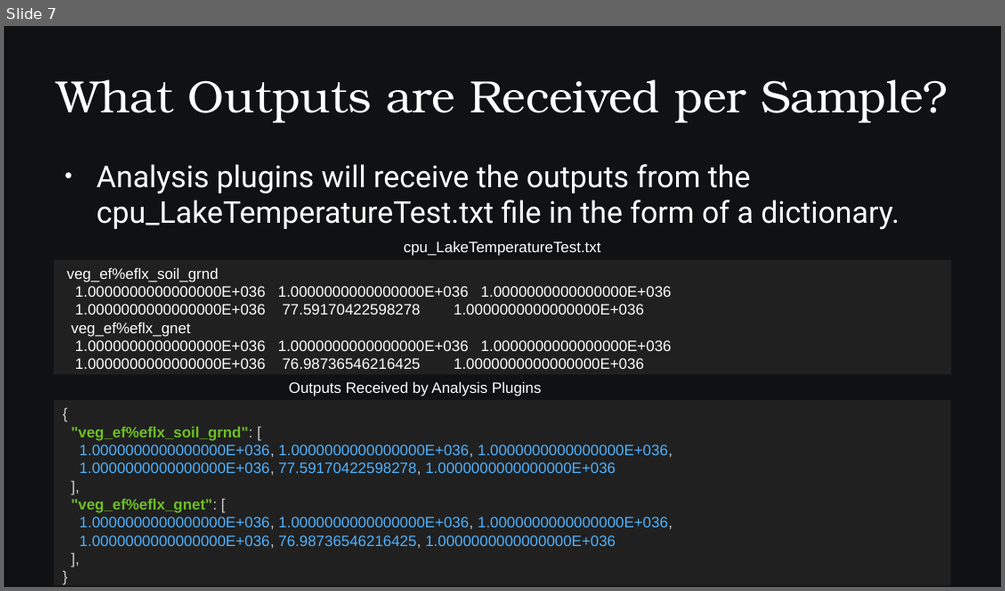
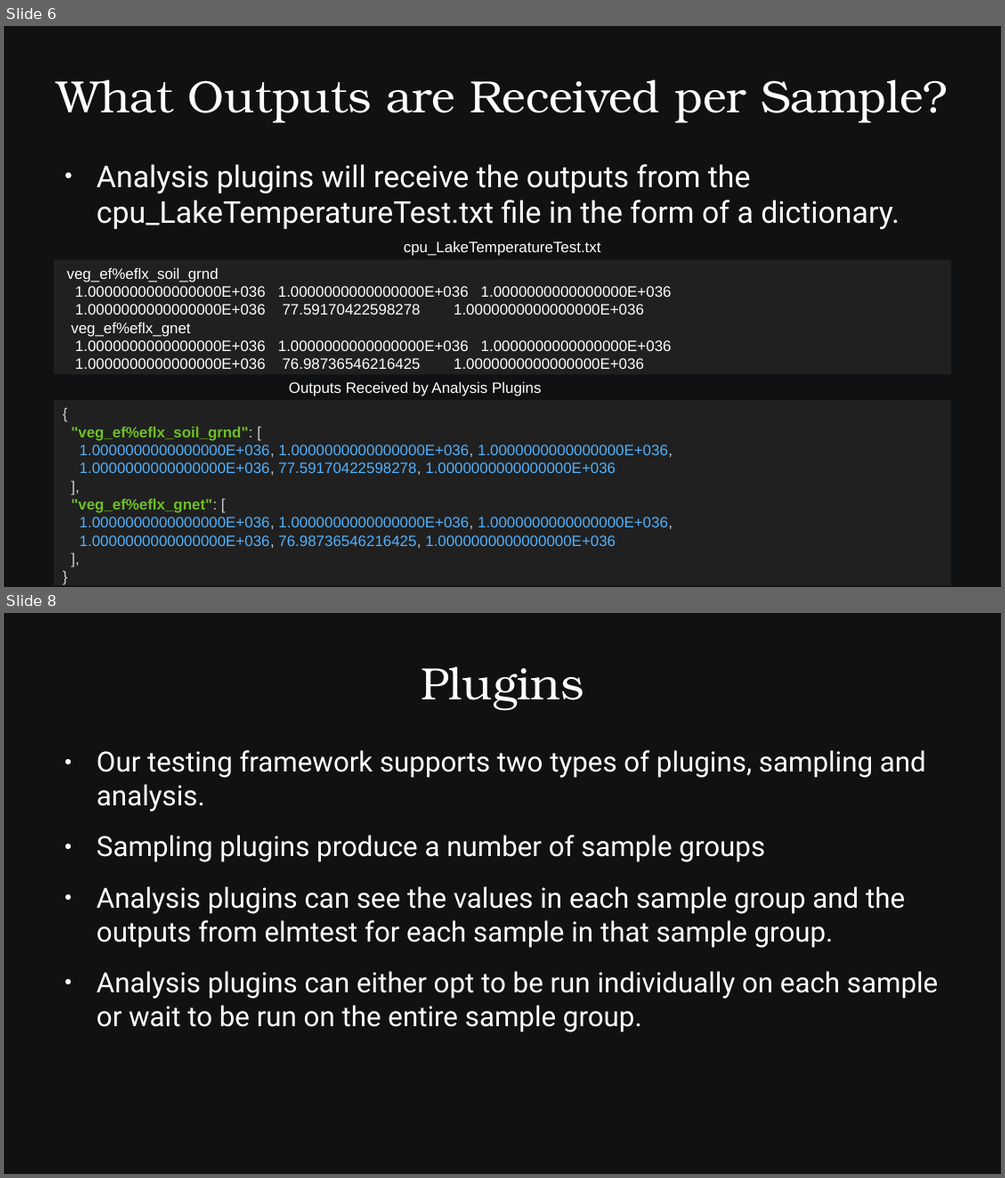
Before and after one commit to SamAllen06/lake_temp_work, a slide deck: documentation/for_collaborators/LakeTemperature.odp. Shown one above the other, each under a label of ours: slide 7 before the commit, slides 6 and 8 after it; the slides between them are not shown. The pictures are 1005x591 and 1005x1178 pixels, drawn with LibreOffice and Linux fonts; fonts in the diff are those of the drawing. Boxes give left, top, right and bottom in pixels: in the first picture for what was removed or moved away, otherwise in the second. Text is boxed around its words. In the diff, an @@ line names an element or a change of style, - is before the commit and + after.

Commit message:
Update LakeTemperature slides with sample groups and plugin type description

```diff
--- a/documentation/for_collaborators/LakeTemperature.odp
+++ b/documentation/for_collaborators/LakeTemperature.odp
@@ slide 8 added at [4, 613, 1001, 1174], background #0F1112 @@
@@ title added at [421, 666, 584, 711], 36 pt, text #FFFFFF @@
+Plugins
@@ text added at [97, 750, 938, 1032], 22.2 pt, text #FFFFFF @@
+● Our testing framework supports two types of plugins, sampling and analysis.
+● Sampling plugins produce a number of sample groups
+● Analysis plugins can see the values in each sample group and the outputs from elmtest for each sample in that sample group.
+● Analysis plugins can either opt to be run individually on each sample or wait to be run on the entire sample group.
@@ what was slide 7 is now slide 6 @@
```
Also in this commit, not shown: 2 other slides added, 1 other file.
